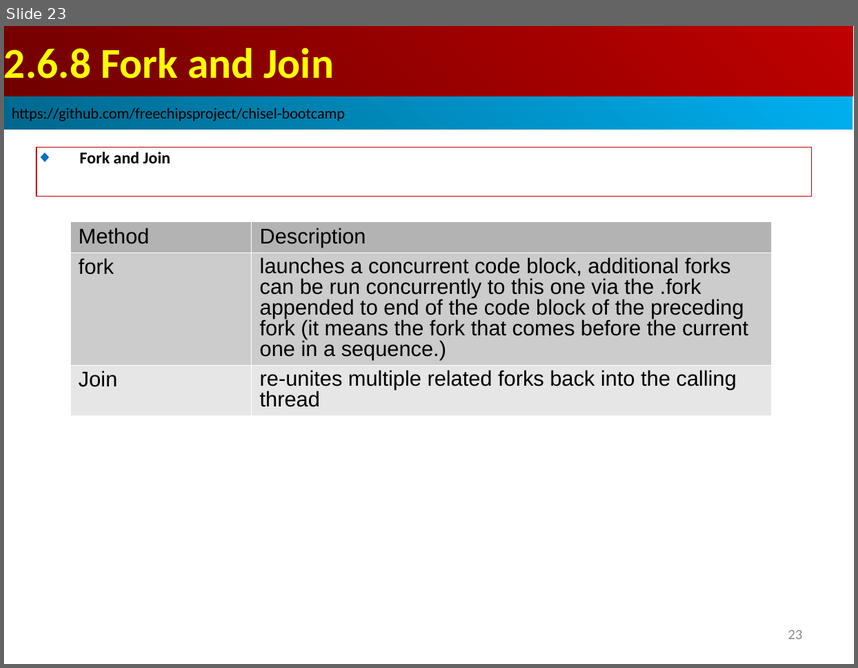
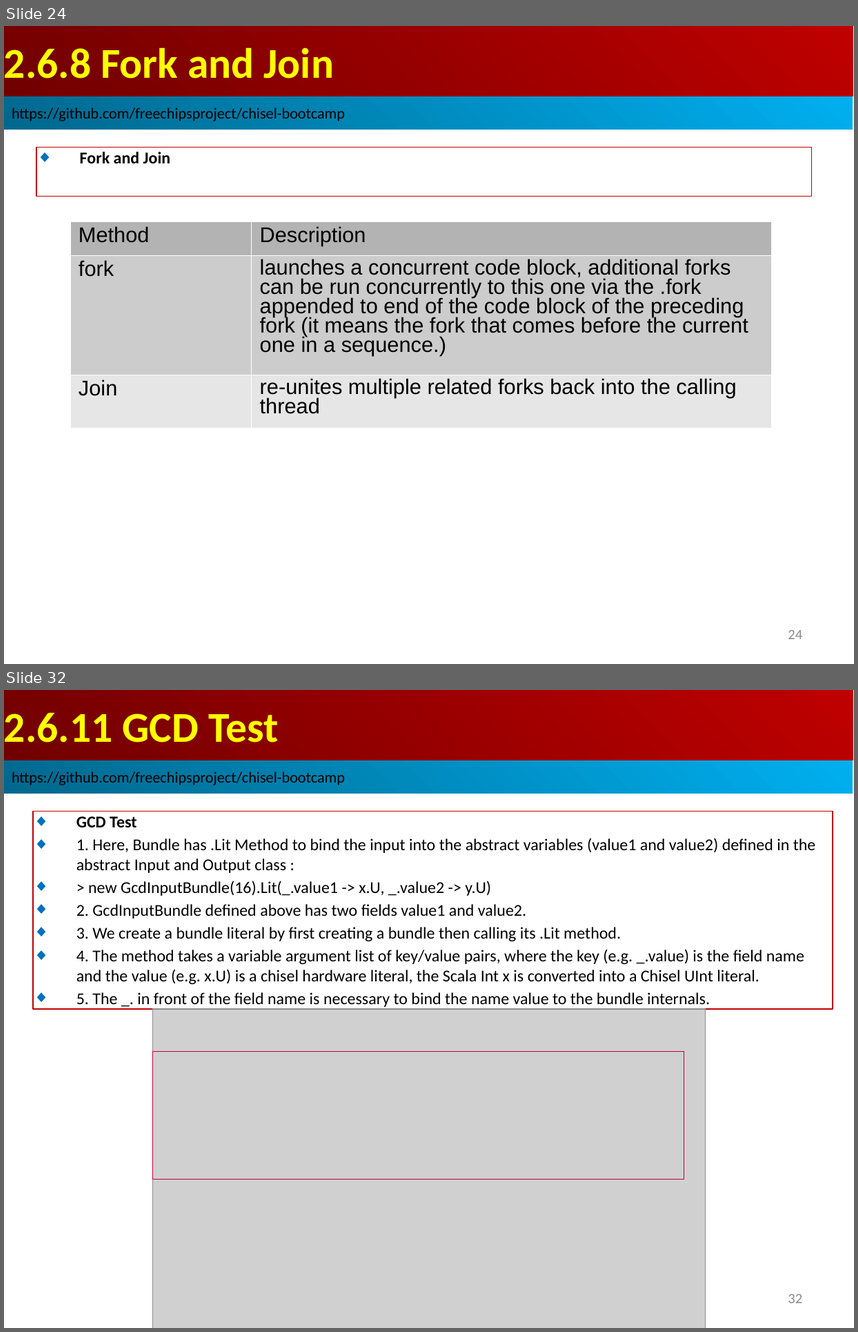
Before and after one commit to peterhchen/AIU_CS800_Chisel, a slide deck: 300_UCB_BC/002.6_Test/000_Video/002.6_Test.ppt. Shown one above the other, each under a label of ours: slide 23 before the commit, slides 24 and 32 after it; the slides between them are not shown. The pictures are 858x668 and 858x1332 pixels, drawn with LibreOffice and Linux fonts; fonts in the diff are those of the drawing; grey boxes stand for pictures. Boxes give left, top, right and bottom in pixels: in the first picture for what was removed or moved away, otherwise in the second. Text is boxed around its words. In the diff, an @@ line names an element or a change of style, - is before the commit and + after.

```diff
--- a/300_UCB_BC/002.6_Test/000_Video/002.6_Test.ppt
+++ b/300_UCB_BC/002.6_Test/000_Video/002.6_Test.ppt
@@ slide 32 added at <box>4,690,854,1328</box>, background #FFFFFF @@
@@ rectangle added at <box>4,690,853,760</box>, fill gradient #BF0000 to #710000, 36 pt, text #FFFF00, bold @@
+2.6.11 GCD Test
@@ rectangle added at <box>4,760,853,793</box>, fill gradient #00AFEF to #00688E, 13 pt, text #000000 @@
+https://github.com/freechipsproject/chisel-bootcamp
@@ rectangle added at <box>33,811,833,1009</box>, outline #C00000 0.74 pt, 14 pt, text #000000 @@
+◆ GCD Test
+◆ 1. Here, Bundle has .Lit Method to bind the input into the abstract variables (value1 and value2) defined in the abstract Input and Output class :
+◆ > new GcdInputBundle(16).Lit(_.value1 -> x.U, _.value2 -> y.U)
+◆ 2. GcdInputBundle defined above has two fields value1 and value2.
+◆ 3. We create a bundle literal by first creating a bundle then calling its .Lit method.
+◆ 4. The method takes a variable argument list of key/value pairs, where the key (e.g. _.value) is the field name and the value (e.g. x.U) is a chisel hardware literal, the Scala Int x is converted into a Chisel UInt literal.
+◆ 5. The _. in front of the field name is necessary to bind the name value to the bundle internals.
@@ picture added at <box>153,1009,705,1328</box> @@
@@ rectangle added at <box>153,1052,684,1179</box>, outline #BF0041 0.74 pt @@
@@ page number added at <box>788,1294,802,1303</box>, 12 pt, text #8B8B8B @@
+32
@@ what was slide 23 is now slide 24 @@
@@ slide 24 changed as well @@
@@ table at <box>70,221,771,428</box> @@
@@ line spacing 0.93 to 0.87 @@
@@ line spacing 0.87 to 0.81 @@
@@ page number at <box>788,630,802,639</box>: text changed @@
-23
+24
```
Also in this commit, not shown: 9 other slides changed, 8 other slides added.
